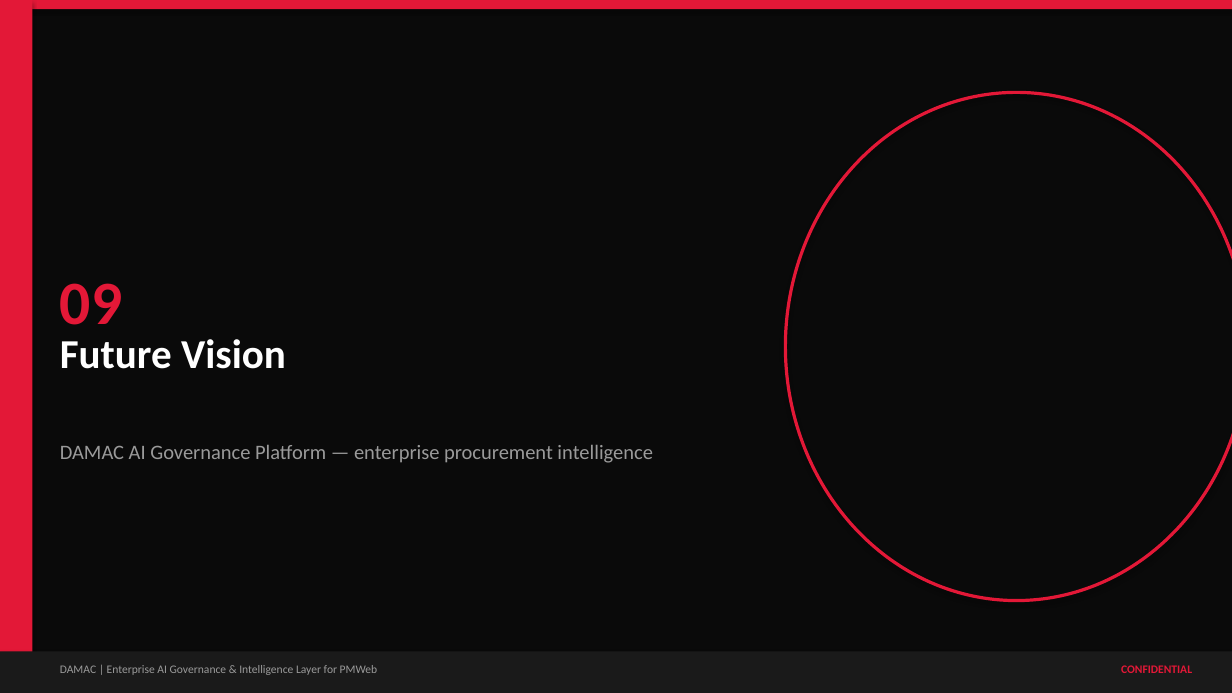
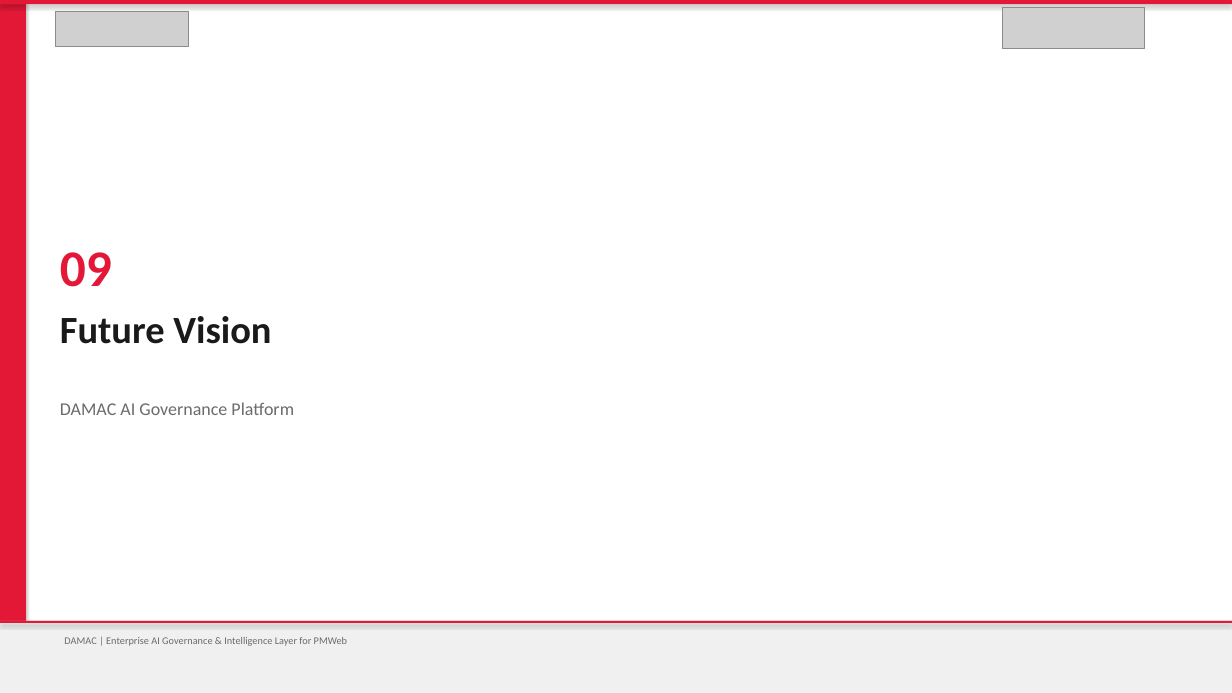
Before and after one commit to vishnushankar9024/procurehubibi, a slide deck: slide 31 of output/DAMAC_PMWeb_AI_Governance_Intelligence_Layer.pptx. Drawn at 1232x693 pixels with LibreOffice and Linux fonts; fonts in the diff are those of the drawing; grey boxes stand for pictures. Boxes give left, top, right and bottom in pixels: in the first picture for what was removed or moved away, otherwise in the second. Text is boxed around its words. In the diff, an @@ line names an element or a change of style, - is before the commit and + after.

```diff
--- a/output/DAMAC_PMWeb_AI_Governance_Intelligence_Layer.pptx
+++ b/output/DAMAC_PMWeb_AI_Governance_Intelligence_Layer.pptx
@@ background #0A0A0A to #FFFFFF @@
@@ rectangle: place and size @@
-rectangle at bbox=[0, 0, 32, 693]
+rectangle at bbox=[0, 0, 26, 693]
@@ rectangle: place and size @@
-rectangle at bbox=[0, 0, 1232, 9]
+rectangle at bbox=[0, 0, 1232, 4]
@@ picture added at bbox=[55, 11, 189, 46] @@
@@ picture added at bbox=[1003, 7, 1145, 48] @@
@@ ellipse removed at bbox=[786, 92, 1232, 601] @@
@@ text "09": place and size @@
-text "09" at bbox=[60, 283, 122, 325]
+text "09" at bbox=[60, 252, 112, 287]
@@ text "09" at bbox=[60, 252, 112, 287]: size 48 to 40 pt @@
@@ text "Future Vision": place and size @@
-text "Future Vision" at bbox=[60, 339, 286, 369]
+text "Future Vision" at bbox=[60, 316, 271, 344]
@@ text "Future Vision" at bbox=[60, 316, 271, 344]: size 32 to 30 pt, text colour #FFFFFF to #1A1A1A @@
@@ text at bbox=[60, 402, 294, 415]: text changed; size 16 to 14 pt; text colour #9A9A9A to #6B6B6B @@
-DAMAC AI Governance Platform — enterprise procurement intelligence
+DAMAC AI Governance Platform
@@ rectangle: place and size @@
-rectangle at bbox=[0, 652, 1232, 693]
+rectangle at bbox=[0, 621, 1232, 693]
@@ rectangle at bbox=[0, 621, 1232, 693]: fill #1A1A1A to #F0F0F0 @@
@@ rectangle added at bbox=[0, 621, 1232, 623], fill #E31837 @@
@@ text "DAMAC | Enterprise AI Governance ...": place and size @@
-text "DAMAC | Enterprise AI Governance ..." at bbox=[60, 665, 378, 675]
+text "DAMAC | Enterprise AI Governance ..." at bbox=[64, 637, 347, 646]
@@ text "DAMAC | Enterprise AI Governance ..." at bbox=[64, 637, 347, 646]: size 9 to 8 pt, text colour #9A9A9A to #6B6B6B @@
@@ text removed at bbox=[1121, 665, 1192, 673] @@
-CONFIDENTIAL
```
Also in this commit, not shown: 33 other slides changed, 1 slide added, 1 slide removed, 5 other files.
